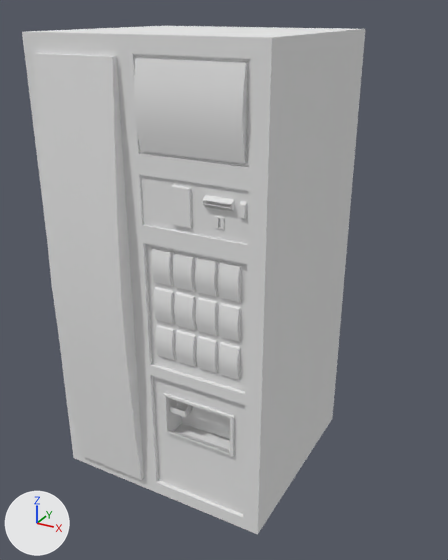
Renders of the Blender file Assets/Blender Files/Assets/CokeMachine.blend from each side of a commit.
Rendered twice from a 50 mm lens placed at (-2.2, -15.7, 8.7), pointed at (-11.9, 2.0, -0.2). The axes (+X, +Y, +Z) are drawn at lower left. The lights are the same throughout.
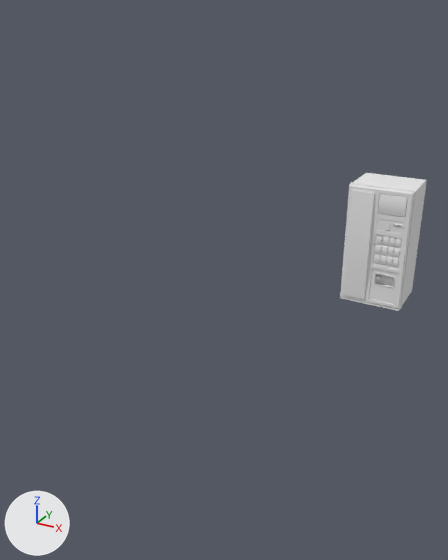
Where the change shows, as pixel boxes [x1, y1, x2, y2] in the pictures (448 x 560 px; the box of a moved part takes in the faces that stretch with it):
'Cube', reshaped, moved (74% narrower, 73% shorter)
    before: [22, 26, 365, 534]
    after: [340, 173, 427, 311]
part 1 of me_cube, moved or reshaped
    before: [218, 303, 241, 342]
    after: [377, 235, 383, 244]
part 2 of me_cube, moved or reshaped
    before: [218, 262, 241, 302]
    after: [383, 236, 389, 245]
part 3 of me_cube, moved or reshaped
    before: [195, 257, 218, 297]
    after: [389, 237, 395, 247]
part 4 of me_cube, moved or reshaped
    before: [196, 297, 218, 336]
    after: [395, 238, 401, 248]
part 5 of me_cube, moved or reshaped
    before: [153, 287, 174, 324]
    after: [376, 245, 382, 254]
part 6 of me_cube, moved or reshaped
    before: [174, 292, 196, 330]
    after: [382, 246, 388, 255]
part 7 of me_cube, moved or reshaped
    before: [219, 342, 240, 380]
    after: [388, 247, 394, 256]
part 8 of me_cube, moved or reshaped
    before: [197, 336, 218, 373]
    after: [394, 248, 400, 257]
part 9 of me_cube, moved or reshaped
    before: [155, 325, 176, 361]
    after: [375, 255, 381, 264]
part 10 of me_cube, moved or reshaped
    before: [176, 330, 196, 367]
    after: [381, 255, 387, 265]
part 11 of me_cube, moved or reshaped
    before: [173, 252, 195, 292]
    after: [387, 257, 393, 266]
part 12 of me_cube, moved or reshaped
    before: [151, 248, 173, 286]
    after: [393, 258, 399, 267]
part 13 of me_cube, added
    after: [340, 173, 427, 311]
part 14 of me_cube, deleted
    before: [22, 26, 365, 534]

The change in detail:
me_cube is used by ob_cube; location (-9.71, 0.0, 0.0).
me_cube had 465 vertices, 371 faces and spanned x -7.5..0.8, y -1.6..6.6, z -8.0..8.0.
me_cube now has 519 vertices, 423 faces and spans x -1.5..0.2, y -0.3..1.3, z -1.7..1.6.
me_cube part 1: the loose piece of 20 vertices spanning x -0.7..0.0, y -1.0..-0.9, z -0.7..0.5 is scaled about its middle by 0.201, then moved by (-0.2, 0.8, 0.4).
me_cube part 2: the loose piece of 20 vertices spanning x -0.7..0.0, y -1.0..-0.9, z 0.6..1.8 is scaled about its middle by 0.201, then moved by (0.0, 0.8, -1.0).
me_cube part 3: the loose piece of 20 vertices spanning x -1.5..-0.8, y -1.0..-0.9, z 0.6..1.8 is scaled about the mesh origin by 0.201.
me_cube part 4: the loose piece of 20 vertices spanning x -1.5..-0.8, y -1.0..-0.9, z -0.7..0.5 is scaled about its middle by 0.201, then moved by (1.1, 0.8, 0.4).
me_cube part 5: the loose piece of 20 vertices spanning x -3.1..-2.4, y -1.0..-0.9, z -0.7..0.5 is scaled about the mesh origin by 0.201.
me_cube part 6: the loose piece of 20 vertices spanning x -2.3..-1.6, y -1.0..-0.9, z -0.7..0.5 is scaled about the mesh origin by 0.201.
me_cube part 7: the loose piece of 20 vertices spanning x -0.7..0.0, y -1.0..-0.9, z -2.1..-0.9 is scaled about its middle by 0.201, then moved by (0.1, 0.8, 1.5).
me_cube part 8: the loose piece of 20 vertices spanning x -1.5..-0.8, y -1.0..-0.9, z -2.1..-0.9 is scaled about its middle by 0.201, then moved by (1.1, 0.8, 1.5).
me_cube part 9: the loose piece of 20 vertices spanning x -3.1..-2.4, y -1.0..-0.9, z -2.1..-0.9 is scaled about the mesh origin by 0.201.
me_cube part 10: the loose piece of 20 vertices spanning x -2.3..-1.6, y -1.0..-0.9, z -2.1..-0.9 is scaled about the mesh origin by 0.201.
me_cube part 11: the loose piece of 20 vertices spanning x -2.3..-1.6, y -1.0..-0.9, z 0.6..1.8 is scaled about its middle by 0.201, then moved by (1.7, 0.8, -1.5).
me_cube part 12: the loose piece of 20 vertices spanning x -3.1..-2.4, y -1.0..-0.9, z 0.6..1.8 is scaled about its middle by 0.201, then moved by (2.7, 0.8, -1.5).
me_cube part 13: a new loose piece of 279 vertices spanning x -1.5..0.2, y -0.3..1.3, z -1.7..1.6, in mat_material (white #e7e7e7).
Part 14, on me_cube:
225 vertices are removed from x -7.5..0.8, y -1.6..6.6, z -8.0..8.0.
203 faces are deleted.
Object 'Cube' (ob_cube) moves from (-9.71, 0.0, 0.0) to (-5.45, 0.0, 2.8).
